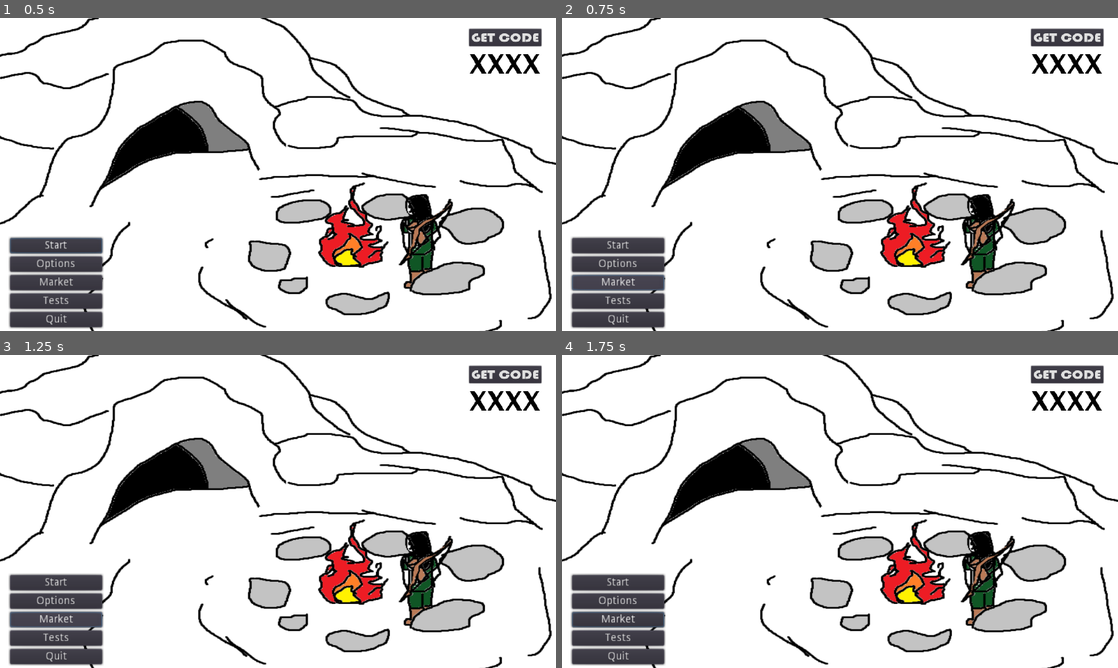
Above: before the commit, frames 1-4 (two rows, left to right).
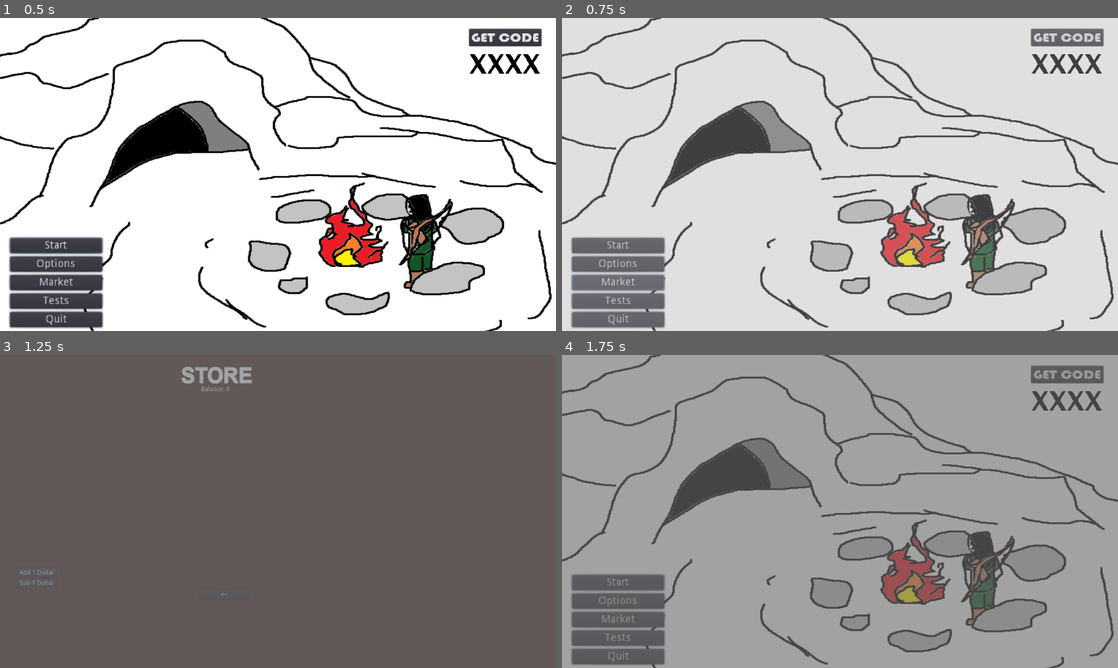
Above: after the commit, the same moments.

Repository: rwyndrum4/MENDAX
Game: Godot game, scene res://Scenes/mainMenu/mainMenu.tscn
Same seed, same stepped clock (60 frames per second), same inputs: the game is played once before the commit and once after it.
Inputs (mouse positions are in pixels of both pictures, inside the frame that each line leads up to):
- Up to frame 1 (0.5 s): no input
- Up to frame 2 (0.75 s): click "Market" at 0.5 s
- Up to frame 3 (1.25 s): no input
- Up to frame 4 (1.75 s): click (784, 596) at 1.25 s, where only the run after the commit has a clickable "<<"

Frame 1 is identical in both runs. In frame 2, 92% of the frame differs, in the area x 0-100%, y 0-100%; in frame 3, 99%; in frame 4, 97%.

Commit message:
Main to Marketplace merge

Diff:
--- a/game/Scenes/mainMenu/mainMenu.gd
+++ b/game/Scenes/mainMenu/mainMenu.gd
@@ -25,7 +25,7 @@
 
 
 func _on_Market_pressed():
-	pass # Replace with function body.
+	SceneTrans.change_scene("res://StoreElements/StoreVars.tscn")
 
 
 func _on_Tests_pressed():
--- a/game/Scene/SceneTrans.tscn
+++ b/game/Scenes/sceneTrans/SceneTrans.tscn
@@ -1,6 +1,6 @@
 [gd_scene load_steps=4 format=2]
 
-[ext_resource path="res://Scene/SceneTrans.gd" type="Script" id=1]
+[ext_resource path="res://Scenes/sceneTrans/SceneTrans.gd" type="Script" id=1]
 
 [sub_resource type="Animation" id=1]
 resource_name = "DISSOLVE"
--- a/game/StoreElements/StoreVars.gd
+++ b/game/StoreElements/StoreVars.gd
@@ -14,4 +14,4 @@
 
 
 func _on_Back2Menu_pressed():
-	SceneTrans.change_scene("res://Game.tscn")
+	SceneTrans.change_scene("res://Scenes/mainMenu/mainMenu.tscn")
--- a/game/StoreElements/StoreVars.tscn
+++ b/game/StoreElements/StoreVars.tscn
@@ -17,8 +17,10 @@
 [node name="Node2D" type="Node2D" parent="."]
 
 [node name="ColorRect" type="ColorRect" parent="Node2D"]
-margin_right = 1025.0
-margin_bottom = 601.0
+anchor_right = 1.0
+anchor_bottom = 1.0
+margin_right = 1281.0
+margin_bottom = 720.0
 color = Color( 0.309804, 0.207843, 0.207843, 1 )
 
 [node name="BalanceText" type="RichTextLabel" parent="Node2D"]
--- a/game/project.godot
+++ b/game/project.godot
@@ -20,15 +20,15 @@
 run/main_scene="res://Scenes/mainMenu/mainMenu.tscn"
 config/icon="res://Assets/mainMenuAssets/icon.png"
 
+[autoload]
+
+Global="*res://Global.gd"
+SceneTrans="*res://Scenes/sceneTrans/SceneTrans.tscn"
+
 [display]
 
 window/size/width=1280
 window/size/height=720
-
-[autoload]
-
-Global="*res://Global.gd"
-SceneTrans="*res://Scene/SceneTrans.tscn"
 
 [global]
 
Renamed: game/Scene/SceneTrans.gd -> game/Scenes/sceneTrans/SceneTrans.gd
Not shown: 1 places in game/StoreElements/StoreVars.tscn that only renumber resources
